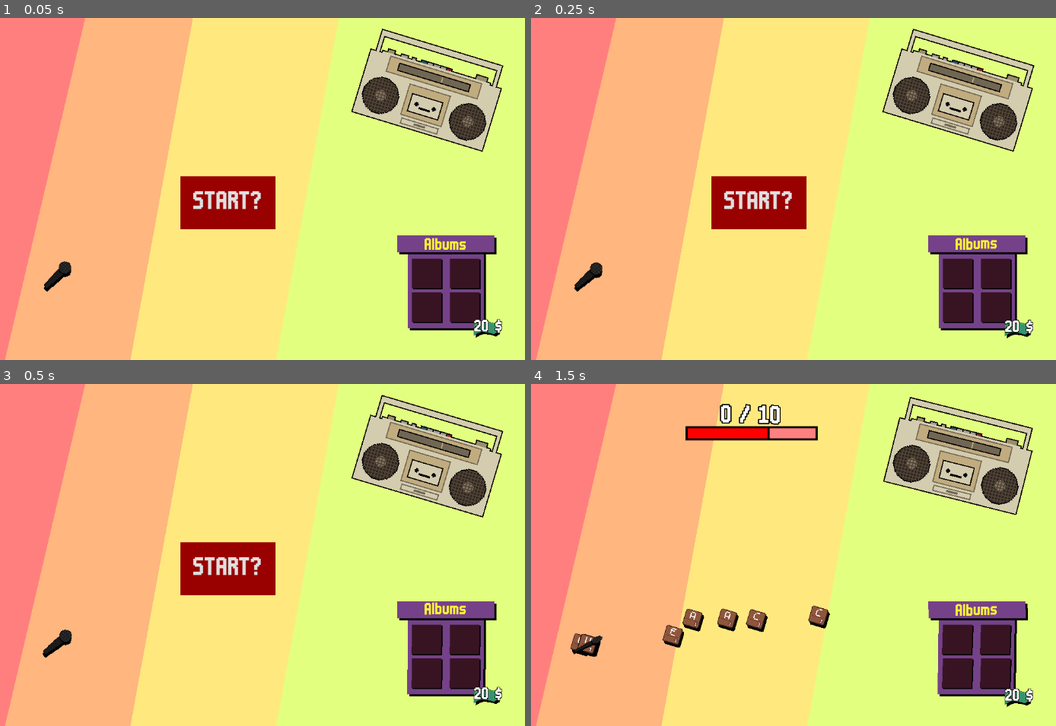
Above: before the commit, frames 1-4 (two rows, left to right).
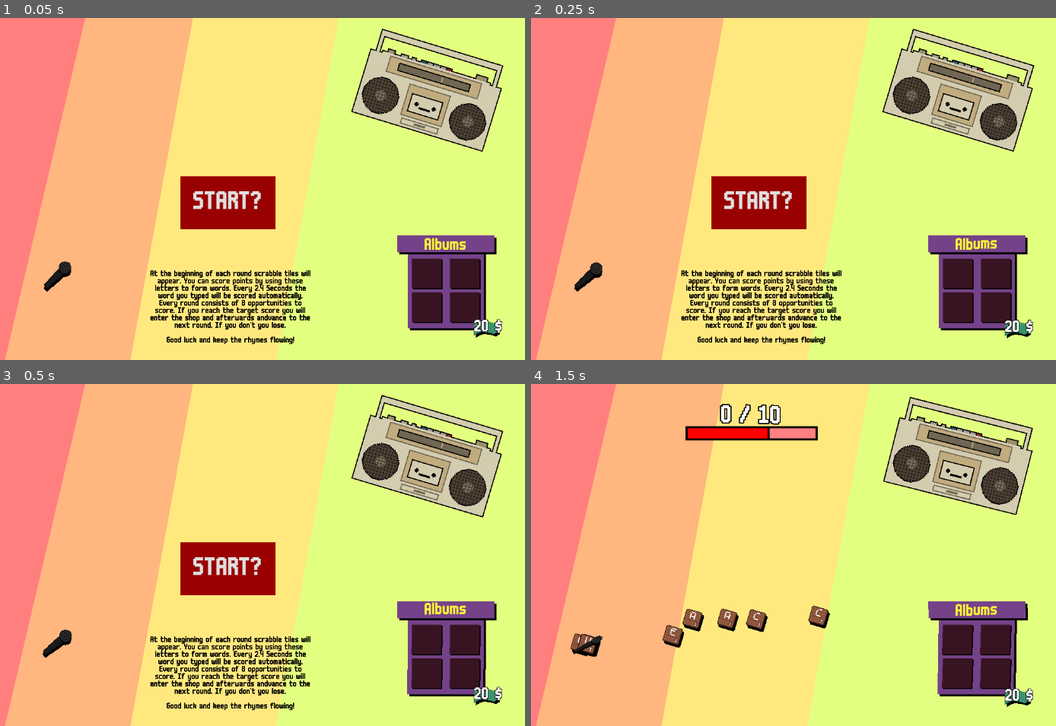
Above: after the commit, the same moments.

Repository: LiranDat/Spitandspell
Game: Godot game, scene res://scenes/main/main.tscn
Two runs of this game, one before a commit and one after it. Both use one fixed random seed, a clock stepped at 60 frames per second and the inputs below.
Inputs (mouse positions are in pixels of both pictures, inside the frame that each line leads up to):
- Up to frame 1 (0.05 s): no input
- Up to frame 2 (0.25 s): no input
- Up to frame 3 (0.5 s): no input
- Up to frame 4 (1.5 s): click "START?" at 0.5 s; move the mouse to (588, 640) at 1.27 s; click (588, 640) at 1.42 s

The runs differ from the first frame. In frame 1, 2.5% of the frame differs, in the area x 28-60%, y 73-96%; in frame 2, 2.5%; in frame 3, 2.5%; in frame 4, nothing differs.
Error in both runs: Invalid access of index '0' on a base object of type: 'PackedStringArray'. (res://scenes/lyrics/lyrics.gd:26)

Commit message:
info text

Diff:
--- a/scenes/main/main.gd
+++ b/scenes/main/main.gd
@@ -16,13 +16,12 @@
 	button.position.y = 300
 
 func start_lyrics():
+	$info.visible = false
 	level_counter += 1
 	var level = lyrics.instantiate()
 	add_child(level)
 	level.target_score = target_scores[level_counter]
-	#$music.play()
 	$music.volume_db = -1
-	#$boombox.bounce()
 	$LetterSelection.distributeLetters(10)
 
 func start_shop():
@@ -41,6 +40,3 @@
 	tween.tween_property($music, "pitch_scale", 0, 1).set_trans(Tween.TRANS_SINE).set_ease(Tween.EASE_OUT)
 
 	$boo.play()
-
-func _process(delta: float) -> void:
-	pass
--- a/scenes/main/main.tscn
+++ b/scenes/main/main.tscn
@@ -6,6 +6,7 @@
 [ext_resource type="PackedScene" uid="uid://b56orn6gpj15h" path="res://album_case.tscn" id="4_l3cfh"]
 [ext_resource type="PackedScene" uid="uid://d14bd2ryyhrdr" path="res://letter_selection.tscn" id="5_6q06x"]
 [ext_resource type="AudioStream" uid="uid://dyv78ibi2l8bj" path="res://sounds/boo.mp3" id="6_ow5a4"]
+[ext_resource type="FontFile" uid="uid://6ybbtdjigu8h" path="res://fonts/m6x11.ttf" id="7_hujxm"]
 
 [node name="main" type="Node"]
 script = ExtResource("1_hyk8p")
@@ -49,3 +50,16 @@
 [node name="boo" type="AudioStreamPlayer" parent="."]
 stream = ExtResource("6_ow5a4")
 volume_db = -7.495
+
+[node name="info" type="RichTextLabel" parent="."]
+offset_left = 440.0
+offset_top = 478.0
+offset_right = 750.0
+offset_bottom = 691.0
+theme_override_colors/default_color = Color(0, 0, 0, 1)
+theme_override_fonts/normal_font = ExtResource("7_hujxm")
+theme_override_font_sizes/normal_font_size = 16
+text = "At the beginning of each round scrabble tiles will appear. You can score points by using these letters to form words. Every 2.4 Seconds the word you typed will be scored automatically. Every round consists of 8 opportunities to score. If you reach the target score you will enter the shop and afterwards andvance to the next round. If you don't you lose.
+
+Good luck and keep the rhymes flowing!"
+horizontal_alignment = 1
Not shown: 1 places in scenes/main/main.tscn that only renumber resources
